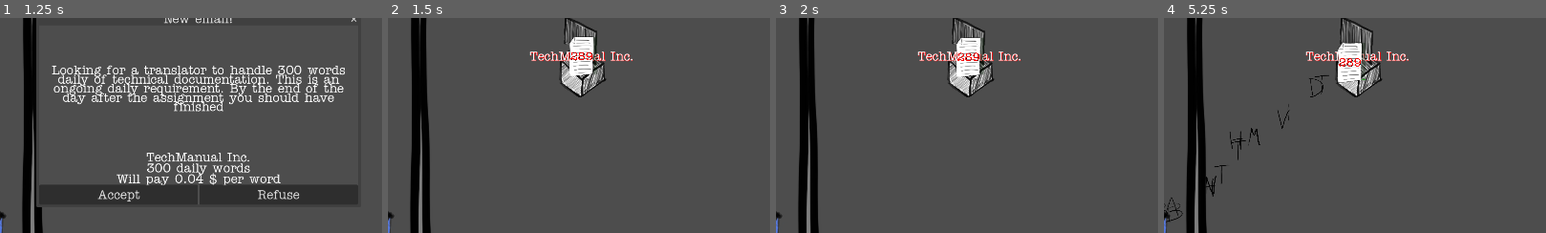
Above: before the commit, frames 1-4 (left to right).
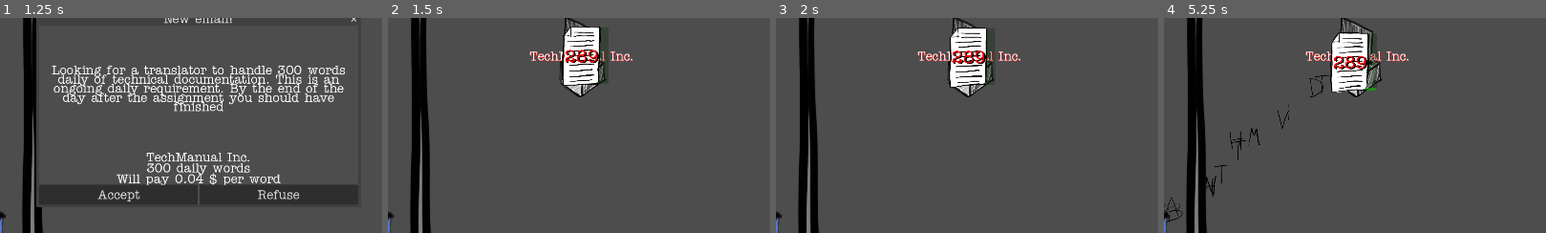
Above: after the commit, the same moments.

Repository: ildede/game-off-2025
Game: Godot game, scene res://scenes/ui/start_screen/start.tscn
The game is run twice, just before and just after one commit, with the same random seed, the same clock (stepped at 60 frames per second) and the same inputs.
Inputs (mouse positions are % of the whole screen's width and height, from its top left):
- Up to frame 1 (1.25 s): click "START" at 0.5 s
- Up to frame 2 (1.5 s): click "Accept" at 1.25 s
- Up to frame 3 (2 s): no input
- Up to frame 4 (5.25 s): click (49, 34) at 2 s; click (49, 34) at 2.75 s; click (49, 34) at 3.5 s; move the mouse to (72, 45) at 4.27 s; click (72, 45) at 4.42 s; drag from (30, 55) to (18, 79) at 5.02 s
The pictures show only the part of the screen within x 24-74%, y 25-75%; the shares and areas given below are measured in that part.

Frame 1 is identical in both runs. In frame 2, 2.1% of the frame differs, in the area x 45-57%, y 4-32%; in frame 3, 2.1%; in frame 4, 2.4%, in the area x 43-56%, y 6-35%.

Commit message:
feat: add animation on document

Diff:
--- a/scenes/game/entities/task/character_body_2d.gd
+++ b/scenes/game/entities/task/character_body_2d.gd
@@ -5,3 +5,4 @@
 
 func _ready() -> void:
 	task_id = randi()
+	$Sprite2D.play("default")
--- a/scenes/game/entities/task/task.tscn
+++ b/scenes/game/entities/task/task.tscn
@@ -1,33 +1,58 @@
-[gd_scene load_steps=5 format=3 uid="uid://covv3g8q43ifu"]
+[gd_scene load_steps=9 format=3 uid="uid://covv3g8q43ifu"]
 
 [ext_resource type="Script" uid="uid://bdne0imwp85h2" path="res://scenes/game/entities/task/task.gd" id="1_rogos"]
-[ext_resource type="Texture2D" uid="uid://c3gws3sshfflo" path="res://scenes/game/entities/task/task.png" id="1_ti2eb"]
 [ext_resource type="Script" uid="uid://bskemnx3yc0dt" path="res://scenes/game/entities/task/character_body_2d.gd" id="2_42cdb"]
+[ext_resource type="Texture2D" uid="uid://dh2womicg0r0v" path="res://scenes/game/entities/task/assets/PNG_0001.png" id="3_6ui4q"]
+[ext_resource type="Texture2D" uid="uid://deavqkfuu5d0e" path="res://scenes/game/entities/task/assets/PNG_0002.png" id="4_071qo"]
+[ext_resource type="Texture2D" uid="uid://b30wf1lw0v44h" path="res://scenes/game/entities/task/assets/PNG_0003.png" id="5_ovt2p"]
+[ext_resource type="Texture2D" uid="uid://i6eko5gkxoe5" path="res://scenes/game/entities/task/assets/PNG_0004.png" id="6_1pfua"]
+
+[sub_resource type="SpriteFrames" id="SpriteFrames_cprfc"]
+animations = [{
+"frames": [{
+"duration": 1.0,
+"texture": ExtResource("3_6ui4q")
+}, {
+"duration": 1.0,
+"texture": ExtResource("4_071qo")
+}, {
+"duration": 1.0,
+"texture": ExtResource("5_ovt2p")
+}, {
+"duration": 1.0,
+"texture": ExtResource("6_1pfua")
+}],
+"loop": true,
+"name": &"default",
+"speed": 10.0
+}]
 
 [sub_resource type="RectangleShape2D" id="RectangleShape2D_ukviy"]
-size = Vector2(1162, 1947)
+size = Vector2(298, 492)
 
 [node name="Task" type="PathFollow2D"]
-scale = Vector2(0.05, 0.05)
+scale = Vector2(0.3, 0.3)
 script = ExtResource("1_rogos")
 
 [node name="CharacterBody2D" type="CharacterBody2D" parent="."]
 script = ExtResource("2_42cdb")
 
-[node name="Sprite2D" type="Sprite2D" parent="CharacterBody2D"]
-texture = ExtResource("1_ti2eb")
+[node name="Sprite2D" type="AnimatedSprite2D" parent="CharacterBody2D"]
+sprite_frames = SubResource("SpriteFrames_cprfc")
 
 [node name="CollisionShape2D" type="CollisionShape2D" parent="CharacterBody2D"]
-position = Vector2(-6, 15.5)
+visible = false
+position = Vector2(1, -6)
 shape = SubResource("RectangleShape2D_ukviy")
 
 [node name="ProgressBar" type="ProgressBar" parent="."]
 modulate = Color(0, 1, 0, 1)
+self_modulate = Color(1.5706233, 1.5706233, 1.5706233, 1)
 show_behind_parent = true
-offset_left = 580.0
-offset_top = -960.0
-offset_right = 780.0
-offset_bottom = 899.99976
+offset_left = 120.0
+offset_top = -240.0
+offset_right = 223.33333
+offset_bottom = 235.33334
 max_value = 20.0
 step = 1.0
 value = 15.0
@@ -40,17 +65,17 @@
 anchor_top = 0.5
 anchor_right = 0.5
 anchor_bottom = 0.5
-offset_left = -575.0
-offset_top = -207.5
-offset_right = 575.0
-offset_bottom = 207.5
+offset_left = -150.0
+offset_top = -75.0
+offset_right = 150.0
+offset_bottom = 75.0
 grow_horizontal = 2
 grow_vertical = 2
 theme_override_colors/font_color = Color(1, 0, 0, 1)
 theme_override_colors/font_shadow_color = Color(0, 0, 0, 1)
 theme_override_constants/shadow_offset_x = 10
 theme_override_constants/shadow_offset_y = 5
-theme_override_font_sizes/font_size = 600
+theme_override_font_sizes/font_size = 150
 text = "999"
 horizontal_alignment = 1
 vertical_alignment = 1
Binary file added: scenes/game/entities/task/assets/PNG_0001.png
Not shown, added: scenes/game/entities/task/assets/PNG_0001.png.import
Binary file added: scenes/game/entities/task/assets/PNG_0002.png
Not shown, added: scenes/game/entities/task/assets/PNG_0002.png.import
Binary file added: scenes/game/entities/task/assets/PNG_0003.png
Not shown, added: scenes/game/entities/task/assets/PNG_0003.png.import
Binary file added: scenes/game/entities/task/assets/PNG_0004.png
Not shown, added: scenes/game/entities/task/assets/PNG_0004.png.import
